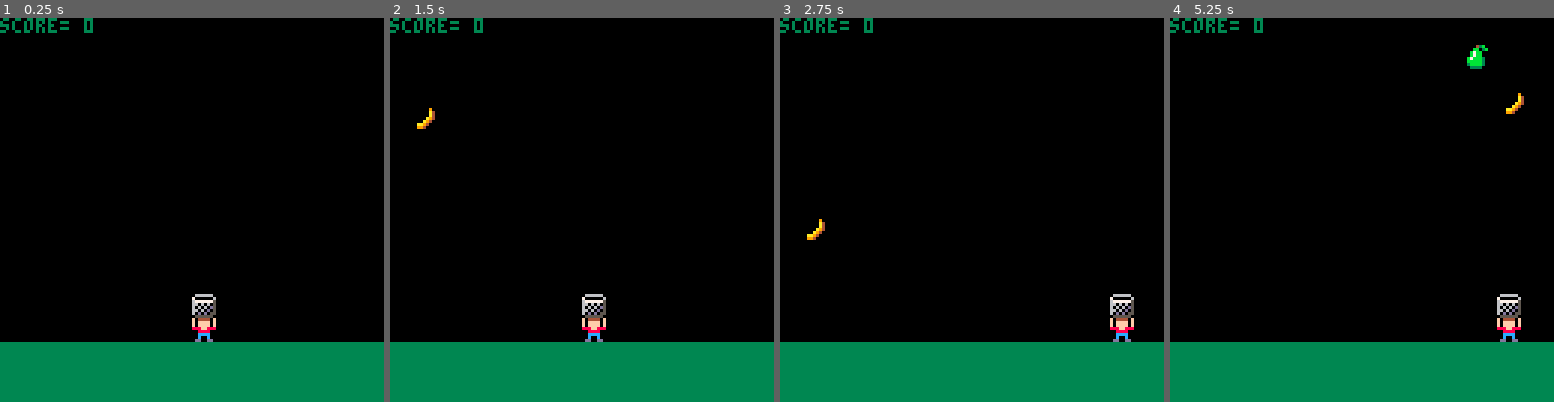
Above: before the commit, frames 1-4 (left to right).
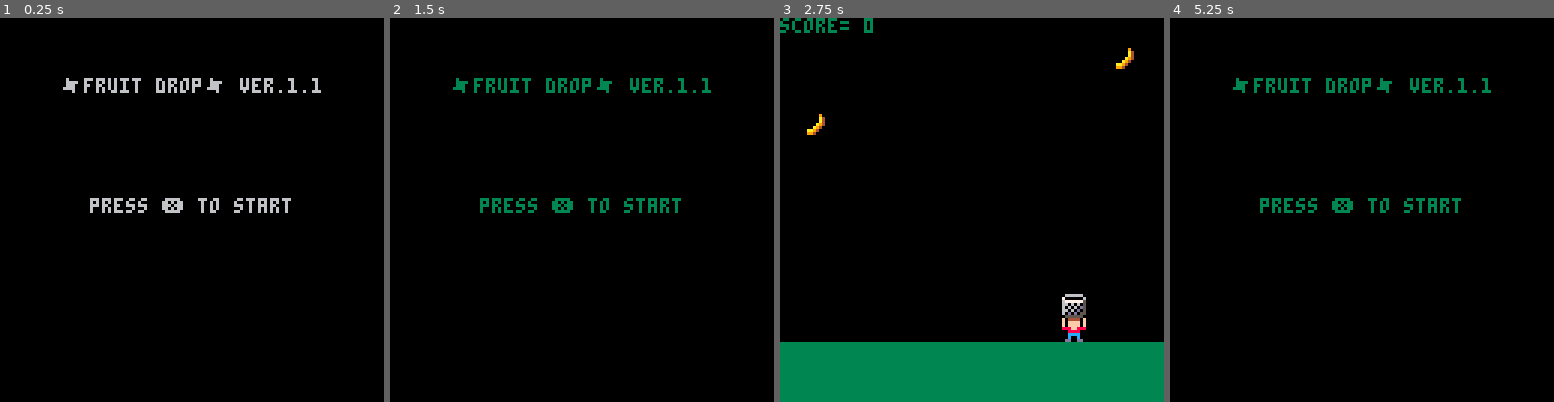
Above: after the commit, the same moments.

Repository: SatchmoBGW/PICO8-Fruit-Drop
Game: PICO-8 cartridge fruit-drop.p8
Same seed, same stepped clock (60 frames per second), same inputs: the game is played once before the commit and once after it.
Inputs:
- Up to frame 1 (0.25 s): no input
- Up to frame 2 (1.5 s): tap X (X key) at 0.33, 1.07 s
- Up to frame 3 (2.75 s): hold Right 1.6-2.1 s; tap X (X key) at 1.85 s; hold Right from 2.47 s (still down)
- Up to frame 4 (5.25 s): tap X (X key) at 2.97, 4.08, 5.2 s; release Right at 3.03 s; hold Left 3.08-3.58 s; hold Right 4.02-4.68 s; hold Left from 5.08 s (still down)

The runs differ from the first frame. In frame 1, 18% of the frame differs, in the area x 0-100%, y 0-100%; in frame 2, 18%; in frame 3, 1.3%; in frame 4, 19%.

Commit message:
Add files via upload
Ver. 1.1 update
- Organized the code for increased readability
- Added a start menu
- Added the ability to switch between the game and the menu by pressing "x"

Diff:
--- a/fruit-drop.p8
+++ b/fruit-drop.p8
@@ -1,22 +1,39 @@
 pico-8 cartridge // http://www.pico-8.com
 version 27
 __lua__
+//inits
+
+//variables
 basket_sprite=1
 player_sprite=2
-
 player_x=64
 player_y=100
-
 fruits={}
 fruit_start=3
 fruit_count=6
 fruit_interval=16
-
 gravity=1
 level=1
 points=0
 
 function _init()
+	init_menu()
+end
+
+function init_menu()
+	_update=update_menu
+	_draw=draw_menu
+end
+
+function init_game()
+	_update=update_game
+	_draw=draw_game
+	make_fruit()
+end
+
+function make_fruit()
+
+	//create fruit
 	for i=1, level do
 		fruit={
 			sprite=flr(rnd(fruit_count)+fruit_start),
@@ -26,10 +43,22 @@
 		add(fruits,fruit)
 	end
 end
+-->8
+//updates
 
-function _update()
+function update_menu()
+	if btnp(❎) then
+		init_game()
+	end
+end
+
+function update_game()
+	//player controls
 	if btn(⬅️) then player_x-=2 end
 	if btn(➡️) then player_x+=2 end
+	if btnp(❎) then init_menu() end
+
+	//player collision detection
 	if player_x<=0 then player_x=0 end
 	if player_x>=119 then player_x=119 end
 
@@ -48,11 +77,19 @@
 	end
 	if #fruits==0 then
 		level +=1
-		_init()
+		make_fruit()
 	end
 end
+-->8
+//draws
 
-function _draw()
+function draw_menu()
+	cls()
+	print("✽fruit drop✽ ver.1.1",20,20)
+	print("press ❎ to start",30,60)
+end
+
+function draw_game()
 	cls()
 	rectfill(0,108,127,127,3)
 	spr(player_sprite,player_x,player_y)
